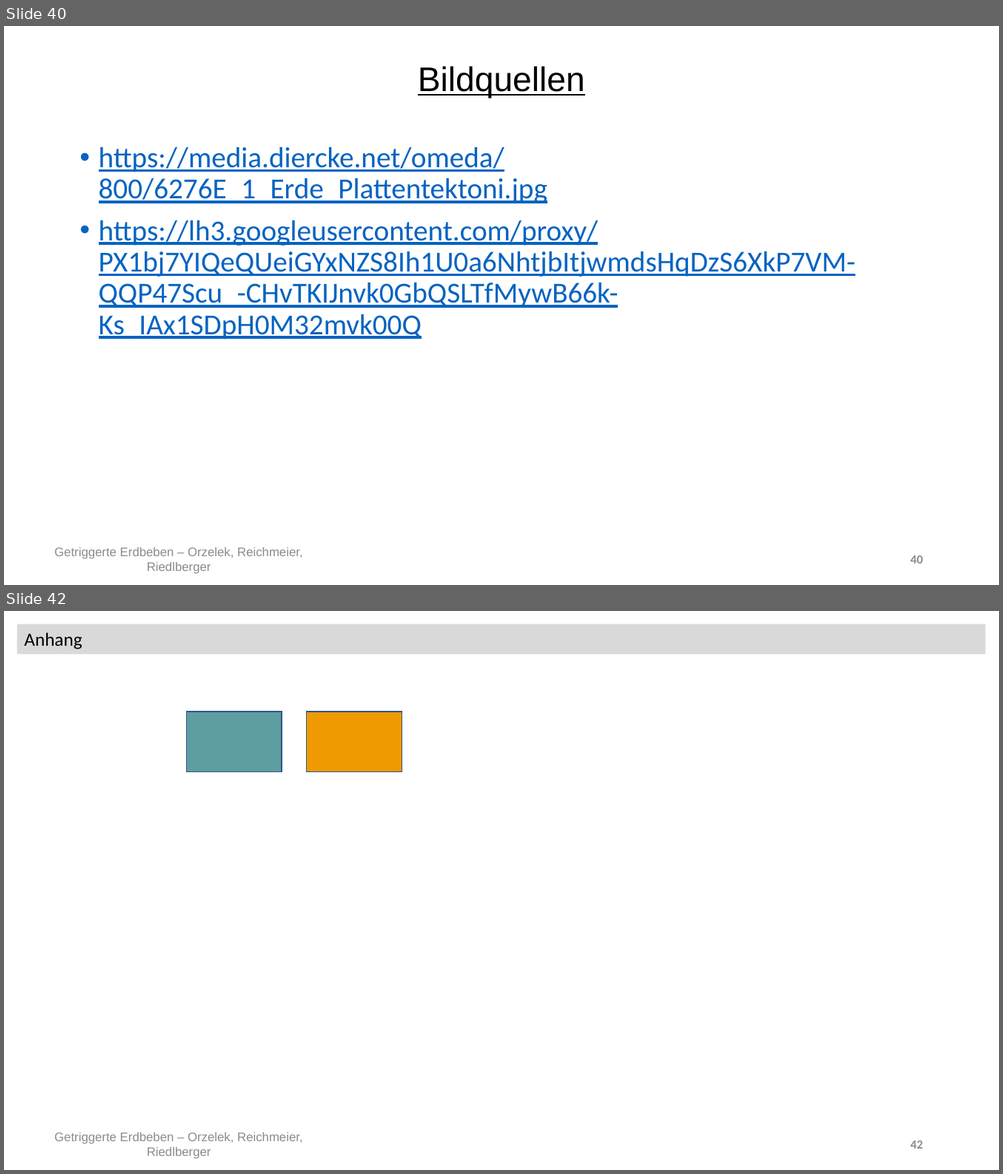
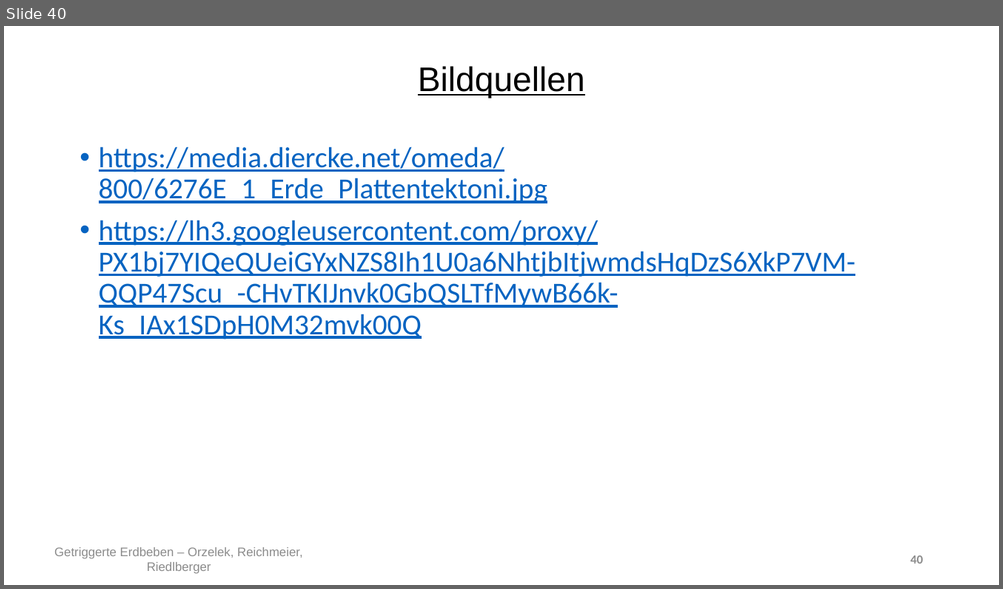
Before and after one commit to Kati77/Praktikum-Erdbeben, a slide deck: pp - AbschlusspräsentationX.pptx. Shown one above the other, each under a label of ours: slides 40 and 42 before the commit, slide 40 after it; the slides between them are not shown. The pictures are 1003x1174 and 1003x589 pixels, drawn with LibreOffice and Linux fonts; fonts in the diff are those of the drawing. Boxes give left, top, right and bottom in pixels: in the first picture for what was removed or moved away, otherwise in the second. Text is boxed around its words. In the diff, an @@ line names an element or a change of style, - is before the commit and + after.

```diff
--- a/pp - AbschlusspräsentationX.pptx
+++ b/pp - AbschlusspräsentationX.pptx
@@ slide 42 removed at (x1=4, y1=611, x2=999, y2=1170), background #FFFFFF @@
@@ rectangle removed at (x1=17, y1=624, x2=985, y2=653) @@
-Anhang
@@ rectangle removed at (x1=186, y1=712, x2=282, y2=772) @@
@@ rectangle removed at (x1=307, y1=712, x2=402, y2=772) @@
@@ text removed at (x1=54, y1=1133, x2=303, y2=1159) @@
-Getriggerte Erdbeben – Orzelek, Reichmeier, Riedlberger
@@ page number removed at (x1=910, y1=1141, x2=922, y2=1149) @@
-42
```
Also in this commit, not shown: 15 slides changed, 1 other file.
